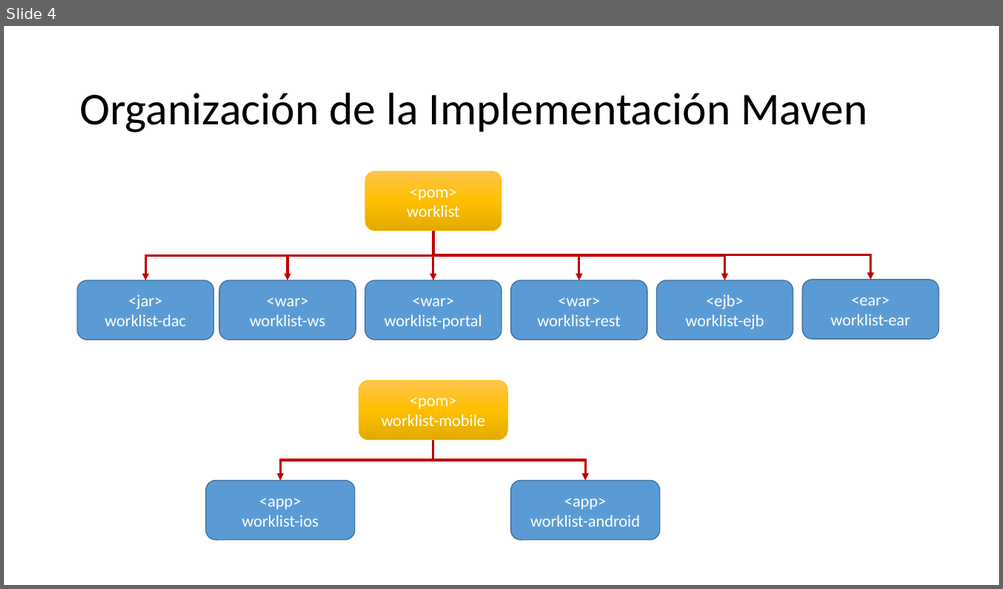
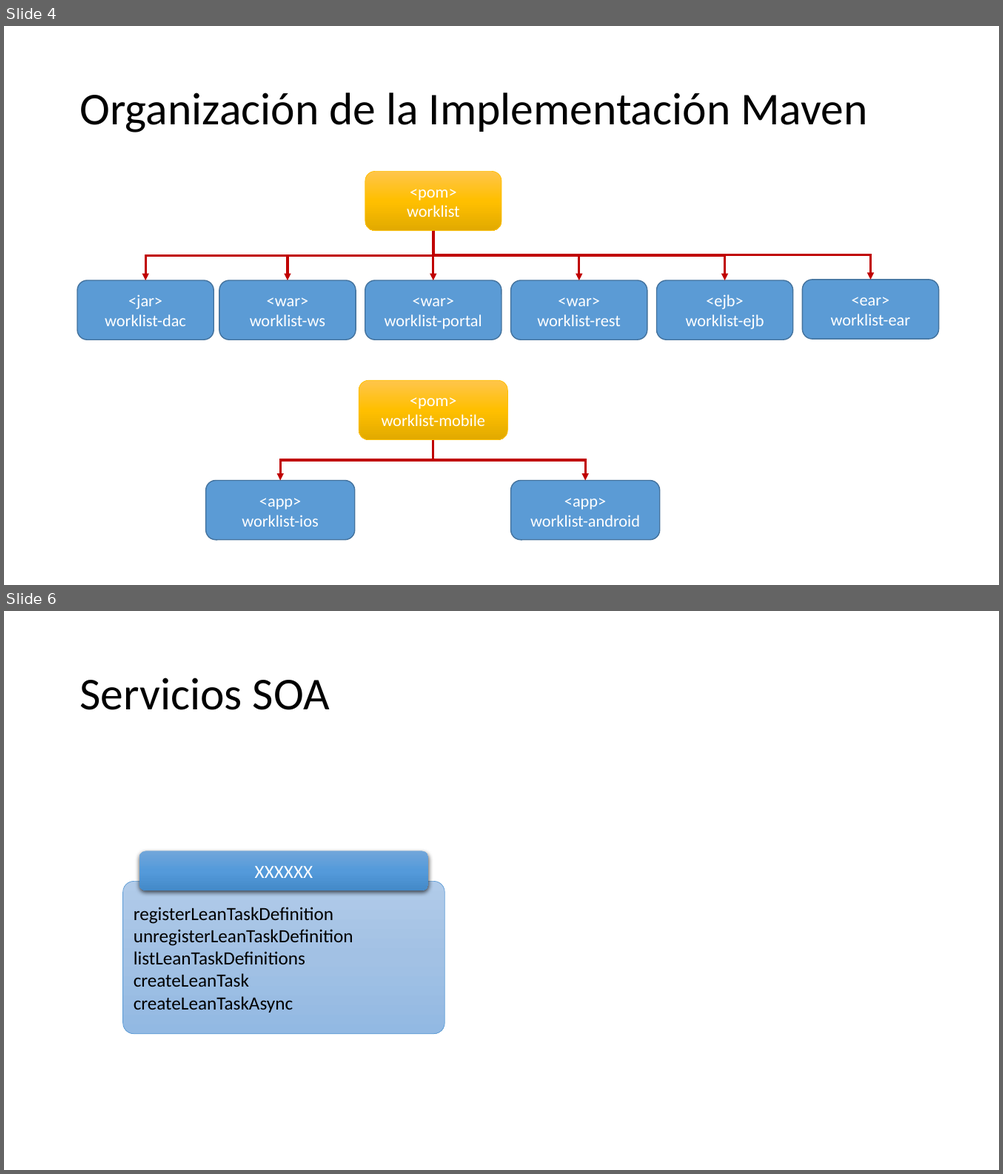
Before and after one commit to upcevo201402/bpm-btm, a slide deck: Diseno/Concepto_Arquitectura.pptx. Shown one above the other, each under a label of ours: slide 4 before the commit, slides 4 and 6 after it; the slides between them are not shown. The pictures are 1003x589 and 1003x1174 pixels, drawn with LibreOffice and Linux fonts; fonts in the diff are those of the drawing. Boxes give left, top, right and bottom in pixels: in the first picture for what was removed or moved away, otherwise in the second. Text is boxed around its words. In the diff, an @@ line names an element or a change of style, - is before the commit and + after.

```diff
--- a/Diseno/Concepto_Arquitectura.pptx
+++ b/Diseno/Concepto_Arquitectura.pptx
@@ slide 6 added at (4,611,999,1170), background #FFFFFF @@
@@ title added at (79,678,330,710), 44 pt, text #000000 @@
+Servicios SOA
@@ rounded rectangle added at (139,851,429,891), fill gradient #71A6DB to #559BDB to #448ACA, 18 pt, text #FFFFFF @@
+XXXXXX
@@ rounded rectangle added at (122,881,444,1034), fill gradient #B1CBE9 to #A3C1E5 to #93B9E4, outline #5B9BD5 0.5 pt, 18 pt, text #000000 @@
+registerLeanTaskDefinition
+unregisterLeanTaskDefinition
+listLeanTaskDefinitions
+createLeanTask
+createLeanTaskAsync
```
Also in this commit, not shown: 2 slides changed, 4 other slides added, 1 other file.
